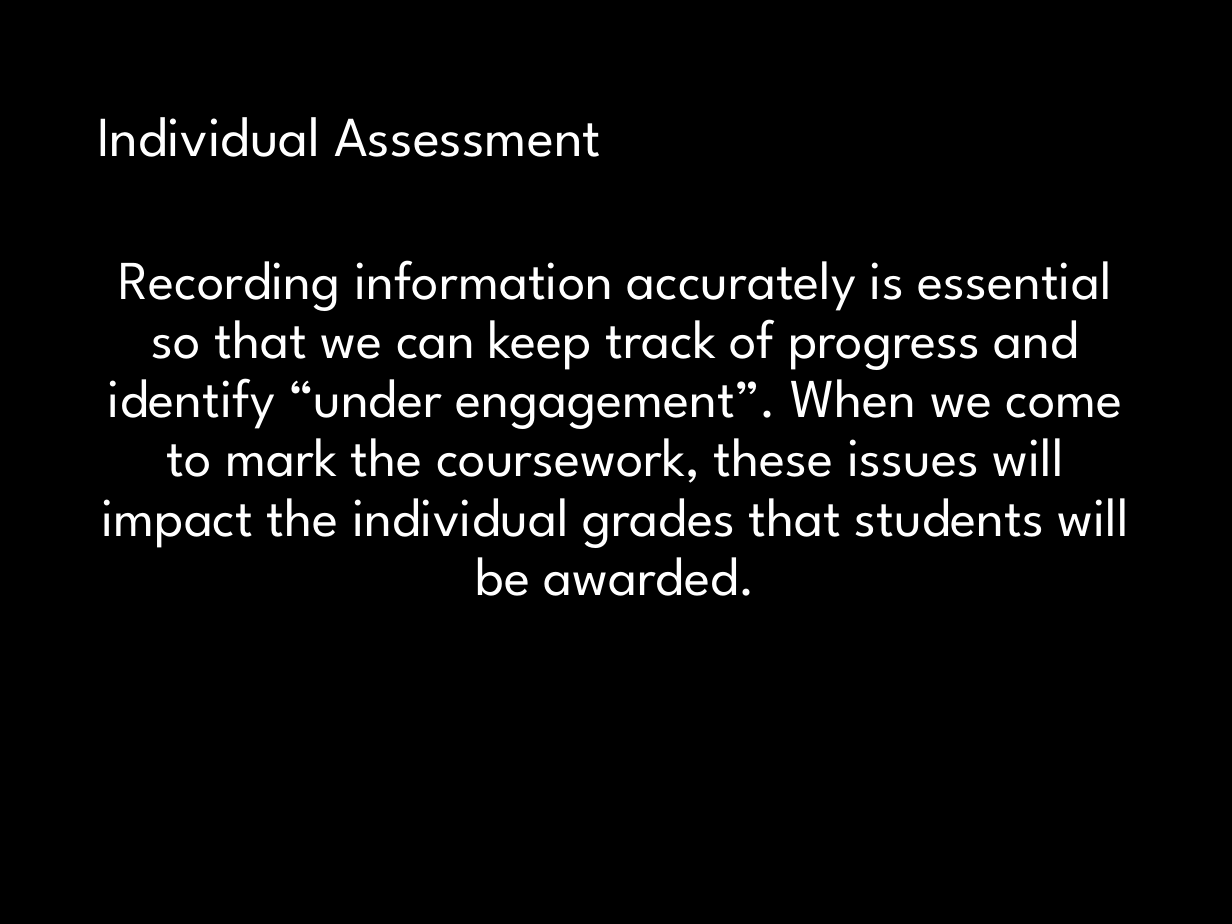
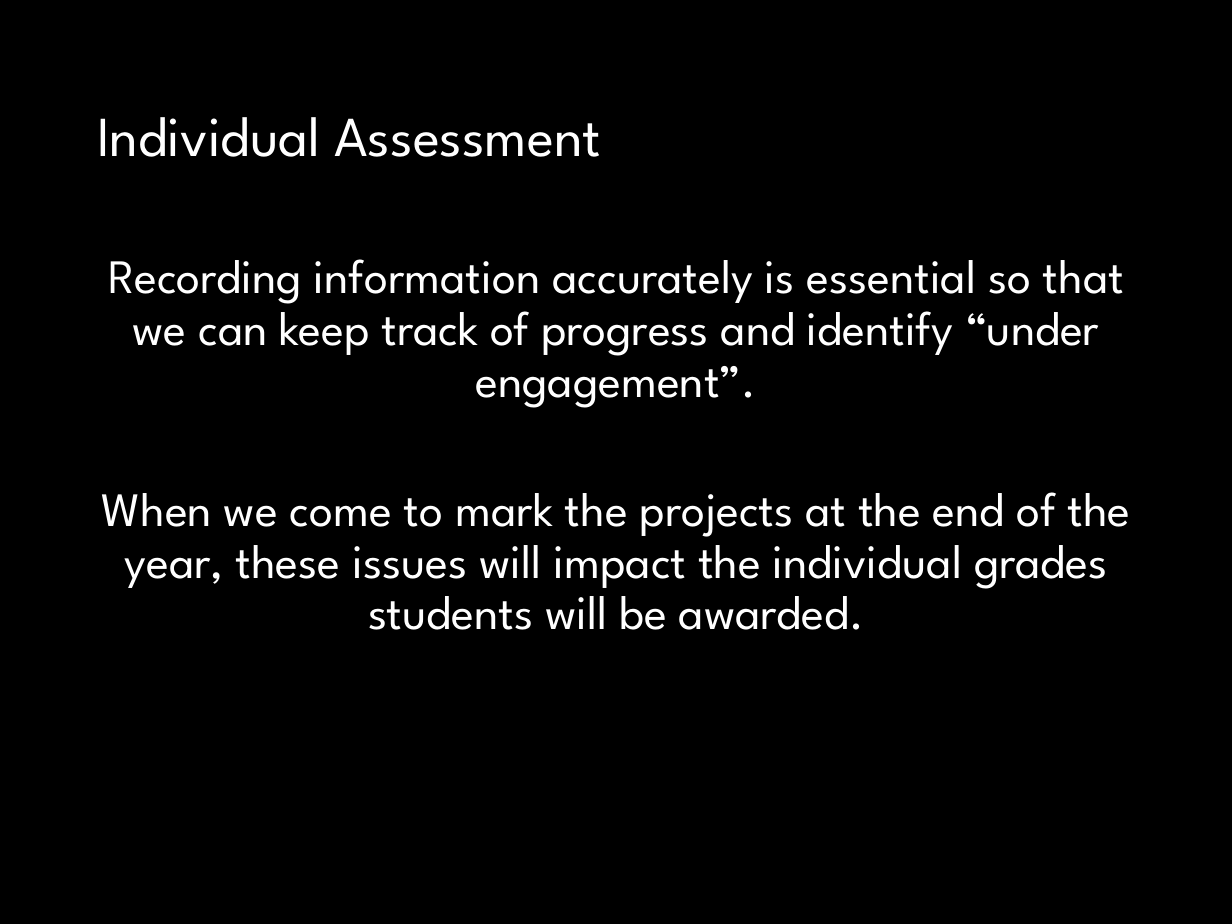
Before and after one commit to fossabot/SPE2018, a slide deck: slide 23 of Lecture Slides/02 Open Project.pptx (slide 22 before the commit). Drawn at 1232x924 pixels with LibreOffice and Linux fonts; fonts in the diff are those of the drawing. Boxes give left, top, right and bottom in pixels: in the first picture for what was removed or moved away, otherwise in the second. Text is boxed around its words. In the diff, an @@ line names an element or a change of style, - is before the commit and + after.

Commit message:
Updated 02 Open Project

```diff
--- a/Lecture Slides/02 Open Project.pptx
+++ b/Lecture Slides/02 Open Project.pptx
@@ text at <box>102,259,1130,630</box>: text changed; size 32 to 28 pt @@
-Recording information accurately is essential so that we can keep track of progress and identify “under engagement”. When we come to mark the coursework, these issues will impact the individual grades that students will be awarded.
+Recording information accurately is essential so that we can keep track of progress and identify “under engagement”.
+When we come to mark the projects at the end of the year, these issues will impact the individual grades students will be awarded.
```
Also in this commit, not shown: 9 other slides changed, 3 slides added, 1 slide removed.
